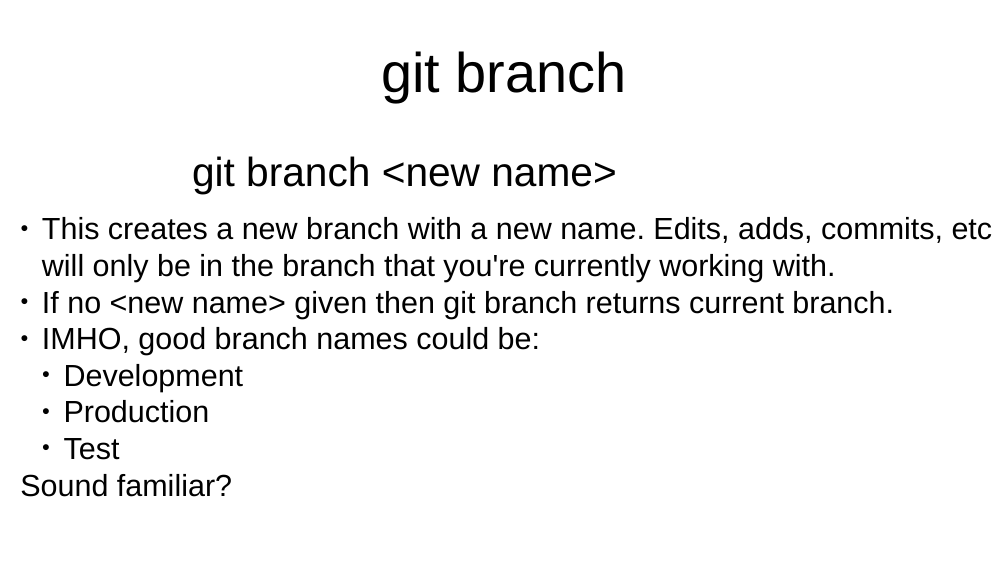
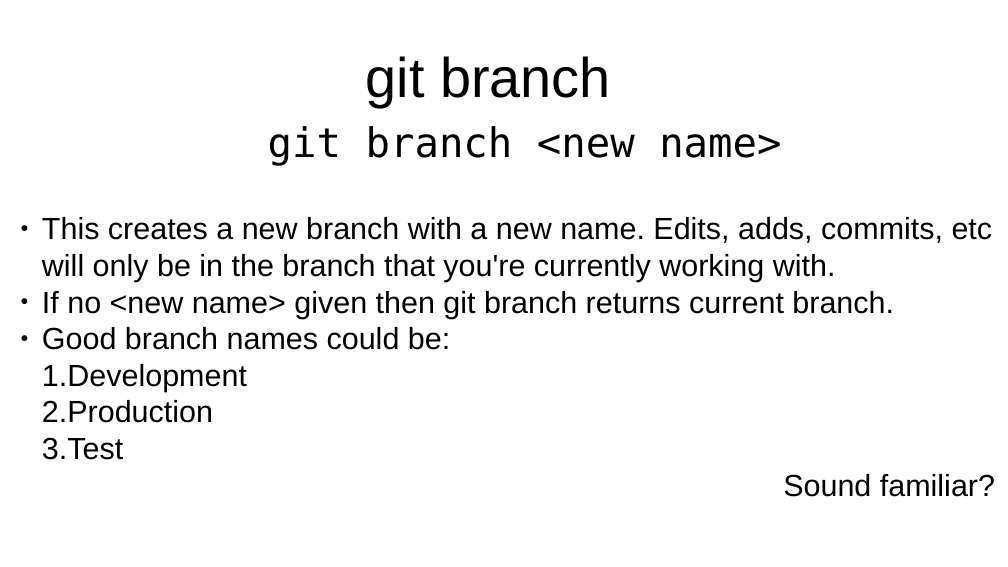
Before and after one commit to flintiii/TenStatementGit, a slide deck: slide 32 of vm_workshop_presentation.odp (slide 33 before the commit). Drawn at 1008x567 pixels with LibreOffice and Linux fonts; fonts in the diff are those of the drawing. Boxes give left, top, right and bottom in pixels: in the first picture for what was removed or moved away, otherwise in the second. Text is boxed around its words. In the diff, an @@ line names an element or a change of style, - is before the commit and + after.

```diff
--- a/vm_workshop_presentation.odp
+++ b/vm_workshop_presentation.odp
@@ title "git branch": place and size @@
-title "git branch" at (381, 51, 627, 102)
+title "git branch" at (366, 56, 611, 107)
@@ text "git branch <new name>": place and size @@
-text "git branch <new name>" at (192, 156, 616, 194)
+text "git branch <new name>" at (268, 126, 781, 166)
@@ text "git branch <new name>" at (268, 126, 781, 166): font Arial to DejaVu Sans Mono @@
@@ text at (42, 327, 450, 350): text changed @@
-● IMHO, good branch names could be:
+● Good branch names could be:
@@ text at (42, 364, 995, 497): bullet ● to 1.; alignment left to right @@
```
Also in this commit, not shown: 24 other slides changed, 2 slides added, 1 slide removed.
